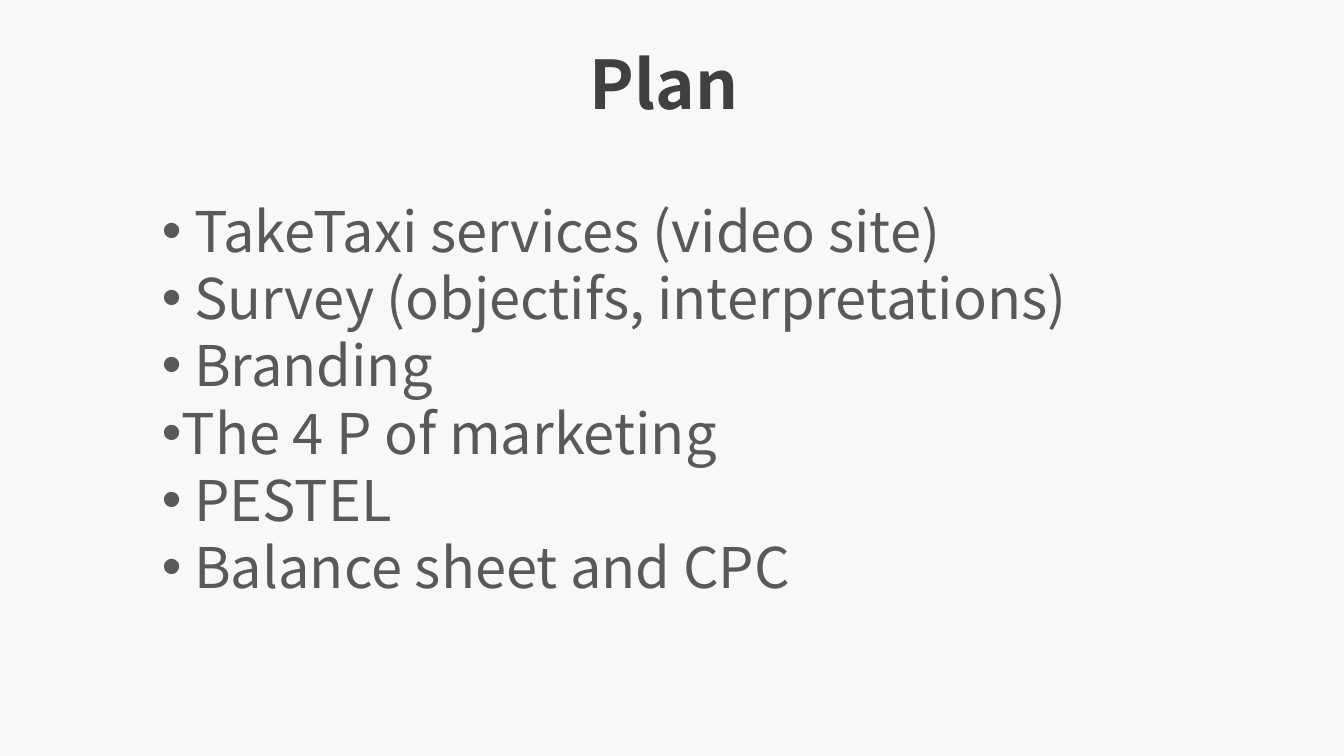
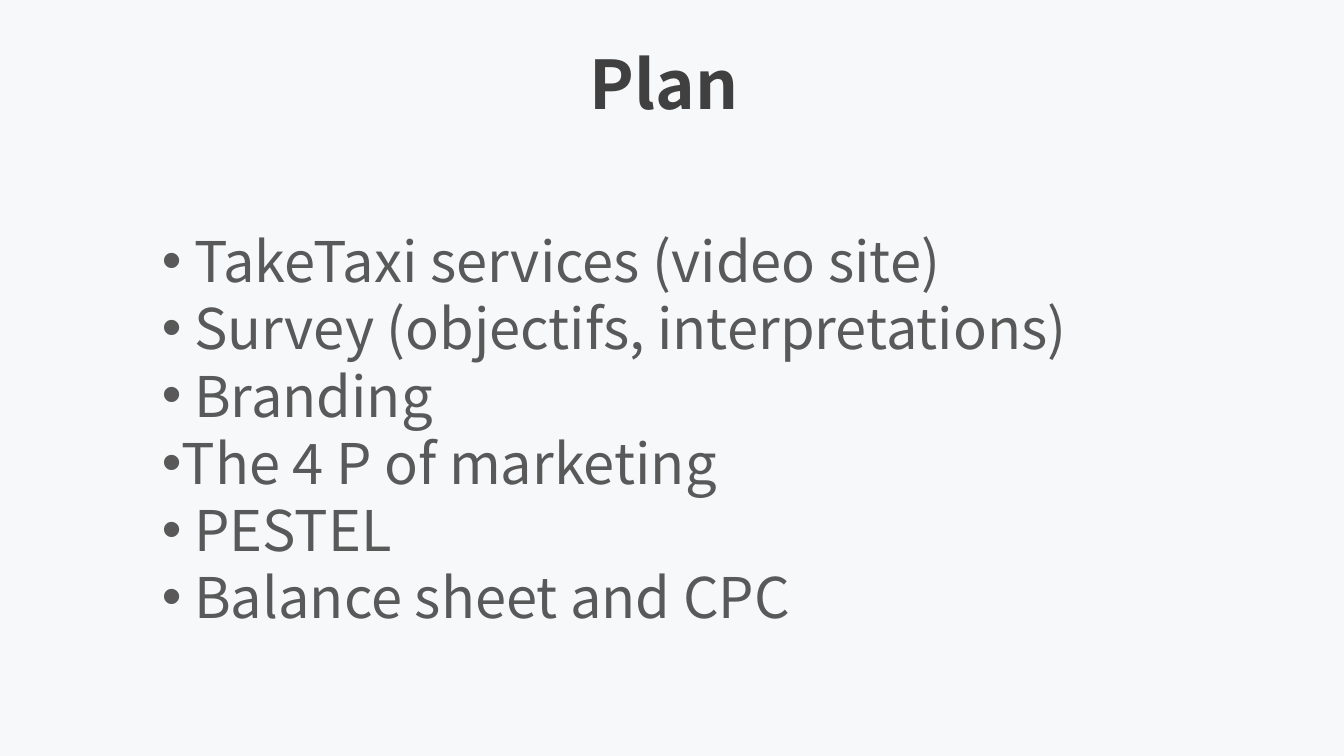
Before and after one commit to zainabaaboumoussa/taketaxi_template, a slide deck: slide 2 of Presentations/TakeTaxi_2018_2019.pptx. Drawn at 1344x756 pixels with LibreOffice and Linux fonts; fonts in the diff are those of the drawing. Boxes give left, top, right and bottom in pixels: in the first picture for what was removed or moved away, otherwise in the second. Text is boxed around its words. In the diff, an @@ line names an element or a change of style, - is before the commit and + after.

```diff
--- a/Presentations/TakeTaxi_2018_2019.pptx
+++ b/Presentations/TakeTaxi_2018_2019.pptx
@@ text "TakeTaxi services (video site)" moved from (x1=182, y1=206, x2=1066, y2=589) to (x1=182, y1=236, x2=1066, y2=619) @@
```
Also in this commit, not shown: 11 other slides changed, 3 slides added, 2 slides removed.
